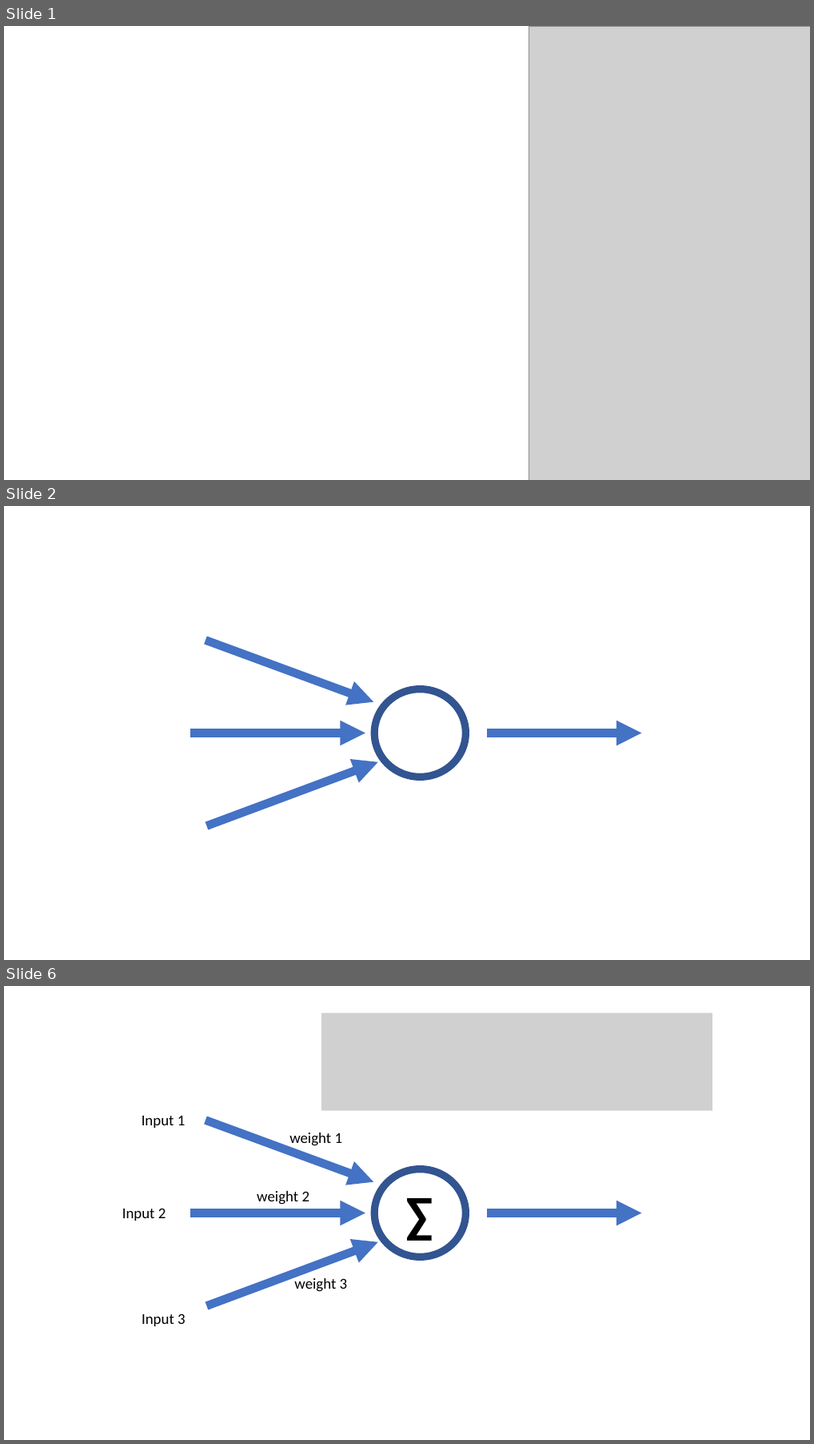
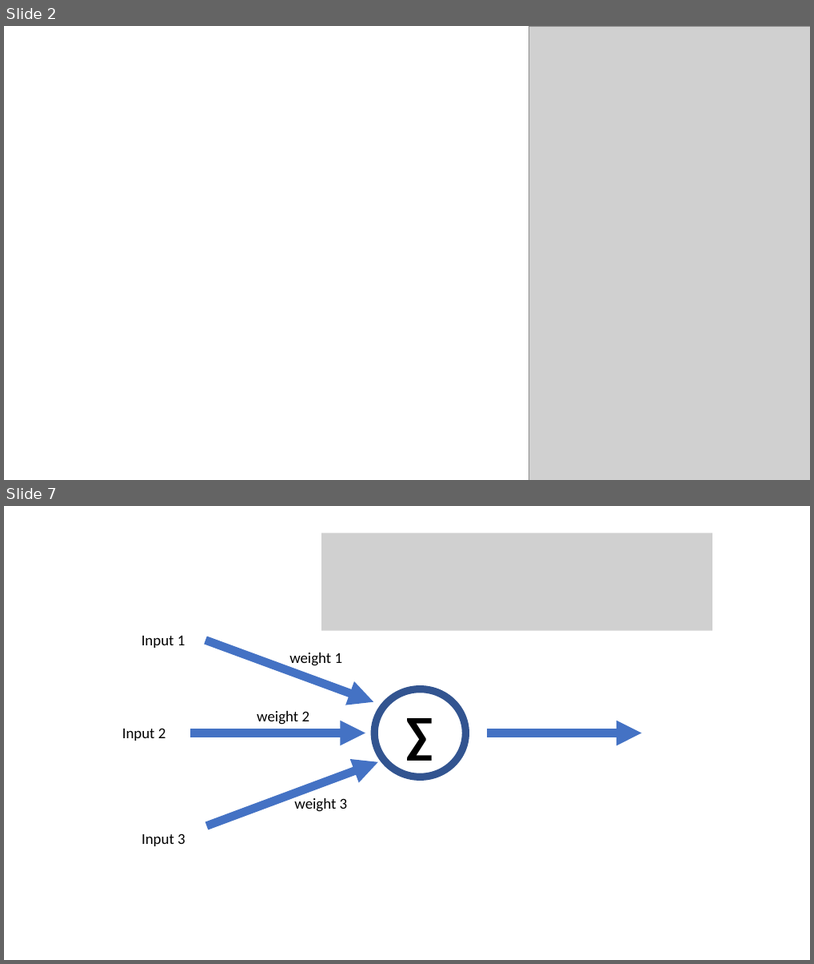
Before and after one commit to SLUVisLab/DeepLearningTutorial, a slide deck: DeepLearning.pptx. Shown one above the other, each under a label of ours: slides 1, 2 and 6 before the commit, slides 2 and 7 after it; the slides between them are not shown. The pictures are 814x1444 and 814x964 pixels, drawn with LibreOffice and Linux fonts; fonts in the diff are those of the drawing; grey boxes stand for pictures; background and template pictures are left out. Boxes give left, top, right and bottom in pixels: in the first picture for what was removed or moved away, otherwise in the second. Text is boxed around its words. In the diff, an @@ line names an element or a change of style, - is before the commit and + after.

```diff
--- a/DeepLearning.pptx
+++ b/DeepLearning.pptx
@@ slide 2 removed at [4,506,810,960], background #FFFFFF @@
@@ arrow removed from (206, 640) to (374, 702) @@
@@ ellipse removed at [375,688,466,776] @@
@@ arrow removed from (191, 733) to (366, 733) @@
@@ arrow removed from (487, 733) to (642, 733) @@
@@ arrow removed from (206, 825) to (378, 762) @@
@@ what was slide 1 is now slide 2 @@
@@ what was slide 6 is now slide 7 @@
```
Also in this commit, not shown: 13 slides changed, 6 slides added, 3 other slides removed.
